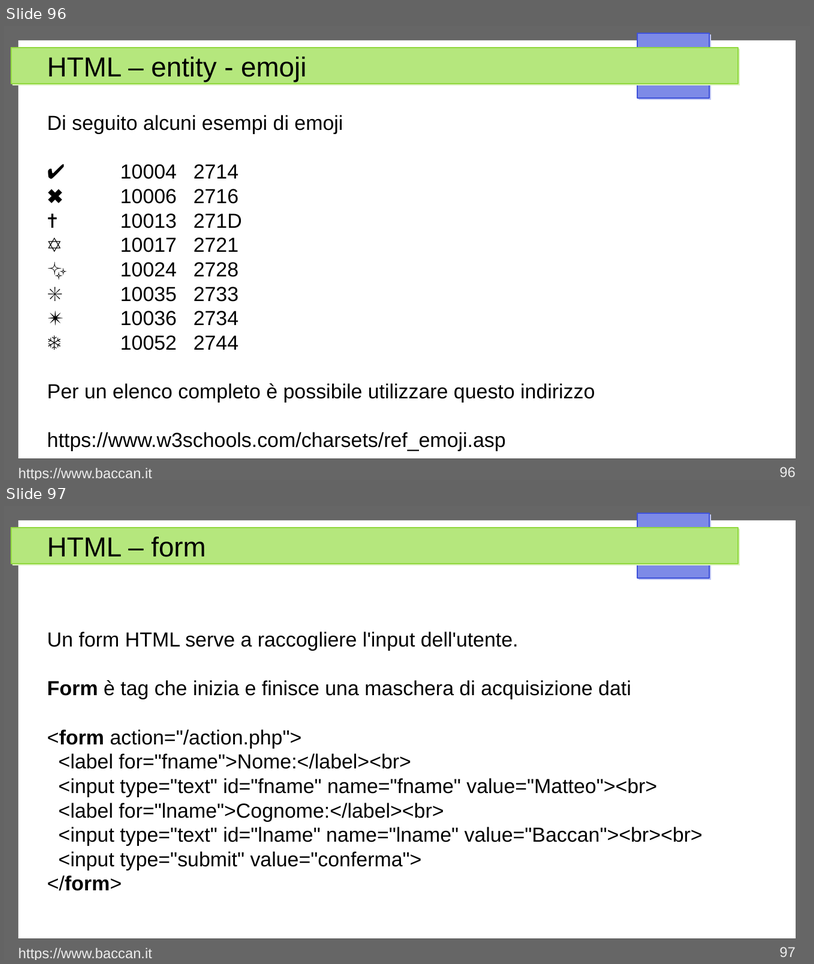
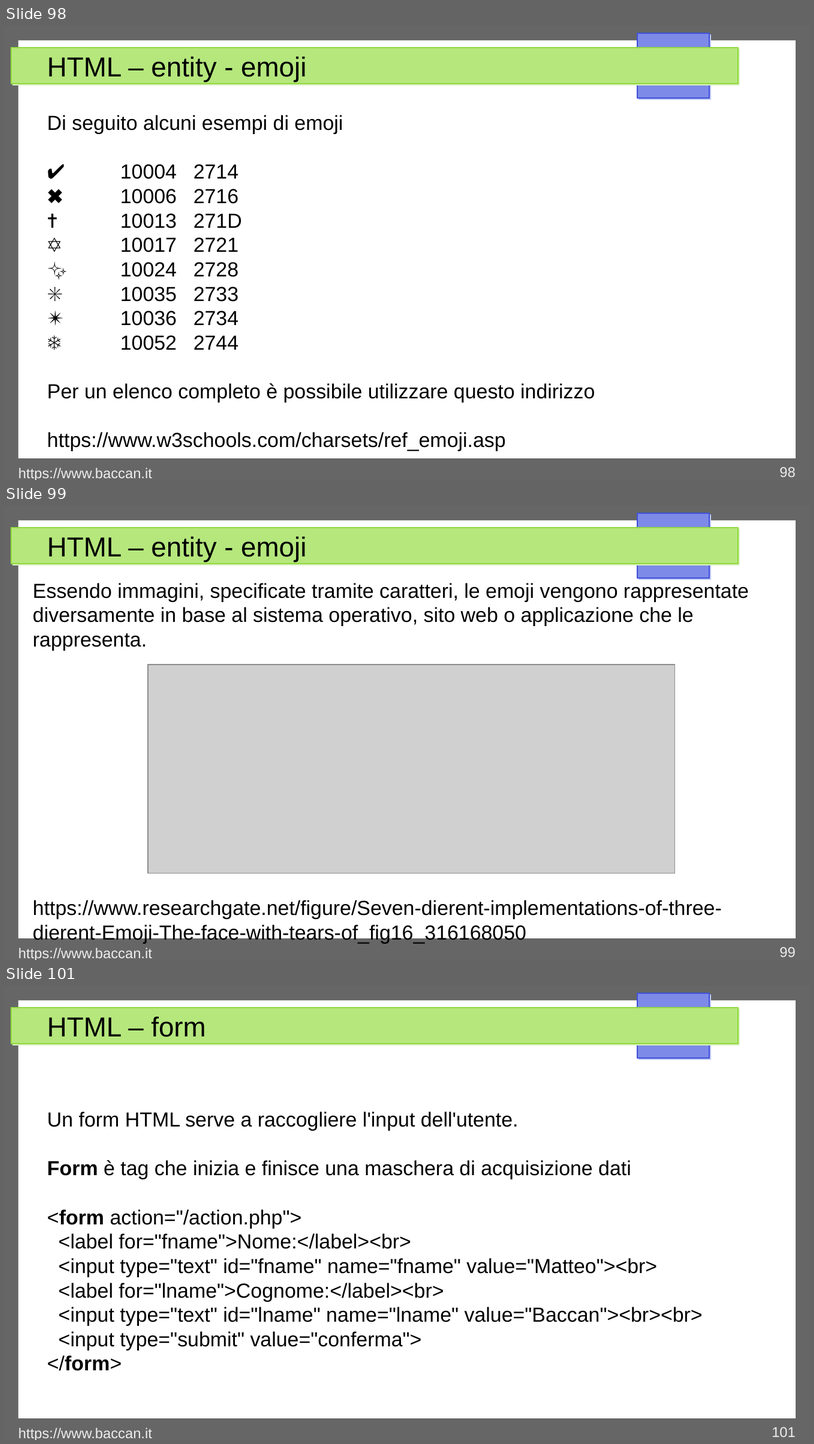
Before and after one commit to matteobaccan/CorsoHTML, a slide deck: Chapter_html.odp. Shown one above the other, each under a label of ours: slides 96 and 97 before the commit, slides 98, 99 and 101 after it; the slides between them are not shown. The pictures are 814x964 and 814x1444 pixels, drawn with LibreOffice and Linux fonts; fonts in the diff are those of the drawing; grey boxes stand for pictures. Boxes give left, top, right and bottom in pixels: in the first picture for what was removed or moved away, otherwise in the second. Text is boxed around its words. In the diff, an @@ line names an element or a change of style, - is before the commit and + after.

Commit message:
Aggiunte slide su Entity

```diff
--- a/Chapter_html.odp
+++ b/Chapter_html.odp
@@ slide 99 added at bbox=[4, 506, 810, 960], background #FFFFFF; not listed: 4 template elements that a slide beside it also shows @@
@@ title added at bbox=[47, 537, 306, 562], 27 pt, text #000000 @@
+HTML – entity - emoji
@@ text added at bbox=[33, 583, 749, 943], 20 pt, text #000000 @@
+Essendo immagini, specificate tramite caratteri, le emoji vengono rappresentate diversamente in base al sistema operativo, sito web o applicazione che le rappresenta.
+https://www.researchgate.net/figure/Seven-dierent-implementations-of-three-dierent-Emoji-The-face-with-tears-of_fig16_316168050
@@ picture added at bbox=[148, 665, 676, 873] @@
@@ text added at bbox=[18, 948, 152, 960], 14 pt, text #EEEEEE @@
+https://www.baccan.it
@@ page number added at bbox=[780, 946, 795, 957], 14 pt, text #EEEEEE @@
+99
@@ what was slide 96 is now slide 98 @@
@@ page number at bbox=[780, 466, 795, 477]: text changed @@
-96
+98
@@ what was slide 97 is now slide 101 @@
@@ page number at bbox=[772, 1426, 796, 1437]: text changed @@
-97
+101
```
Also in this commit, not shown: 2 slides changed, 3 other slides added, 2 other files.
